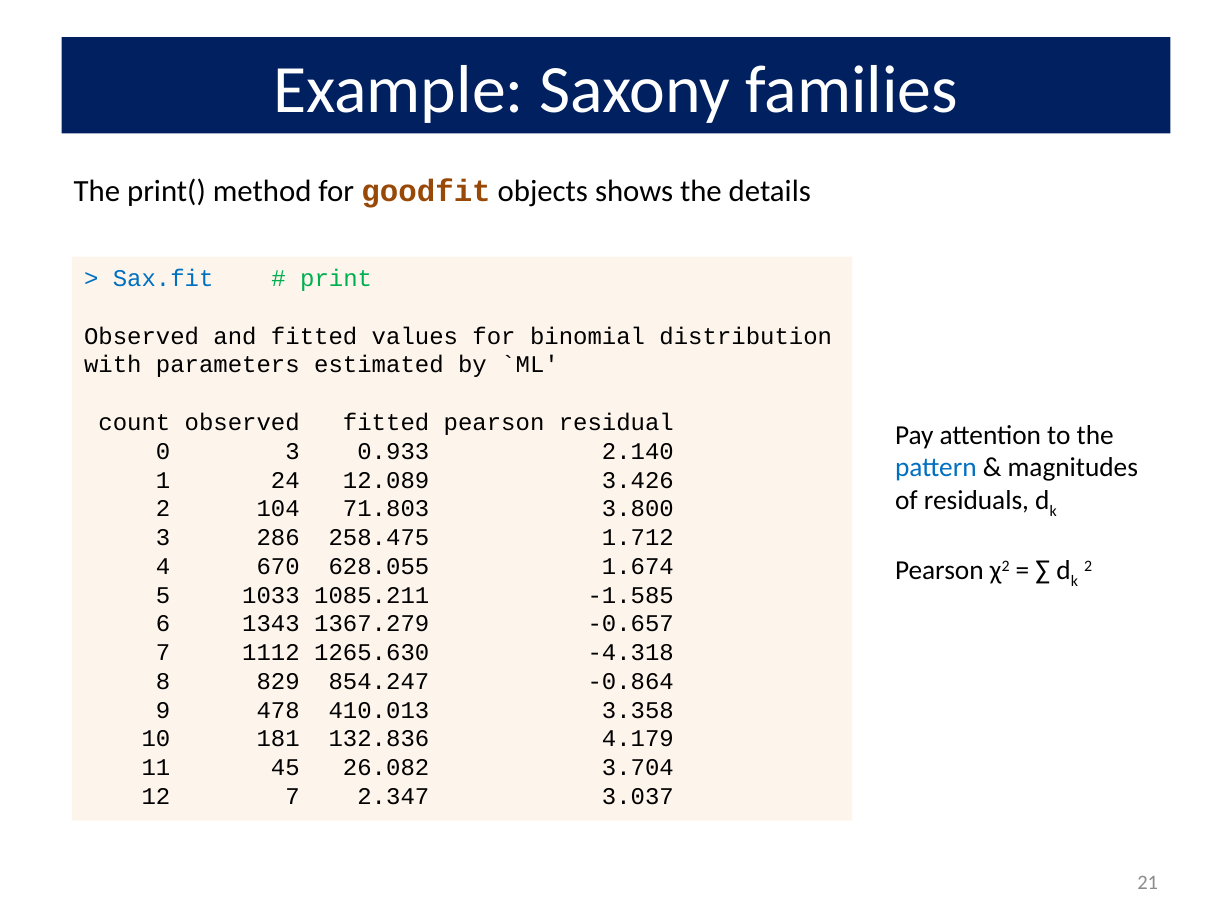
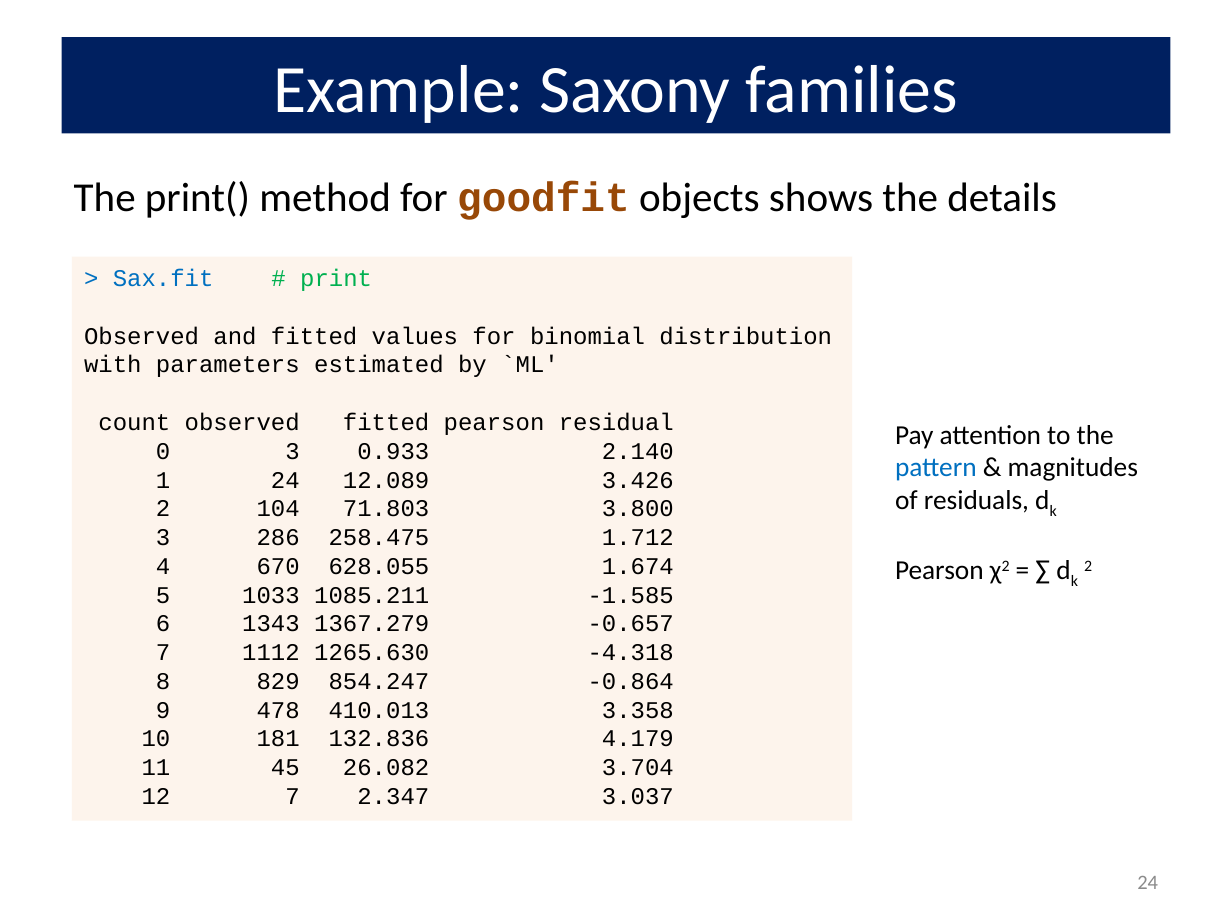
Before and after one commit to friendly/psy6136, a slide deck: slide 24 of docs/lectures/02-Discrete.pptx (slide 21 before the commit). Drawn at 1232x924 pixels with LibreOffice and Linux fonts; fonts in the diff are those of the drawing. Boxes give left, top, right and bottom in pixels: in the first picture for what was removed or moved away, otherwise in the second. Text is boxed around its words. In the diff, an @@ line names an element or a change of style, - is before the commit and + after.

```diff
--- a/docs/lectures/02-Discrete.pptx
+++ b/docs/lectures/02-Discrete.pptx
@@ text "The print() method for goodfit ..." at (74, 181, 1057, 220): size 18 to 24 pt @@
@@ page number at (1137, 876, 1158, 889): text changed @@
-21
+24
```
Also in this commit, not shown: 7 other slides changed, 3 slides added, 21 other files.
